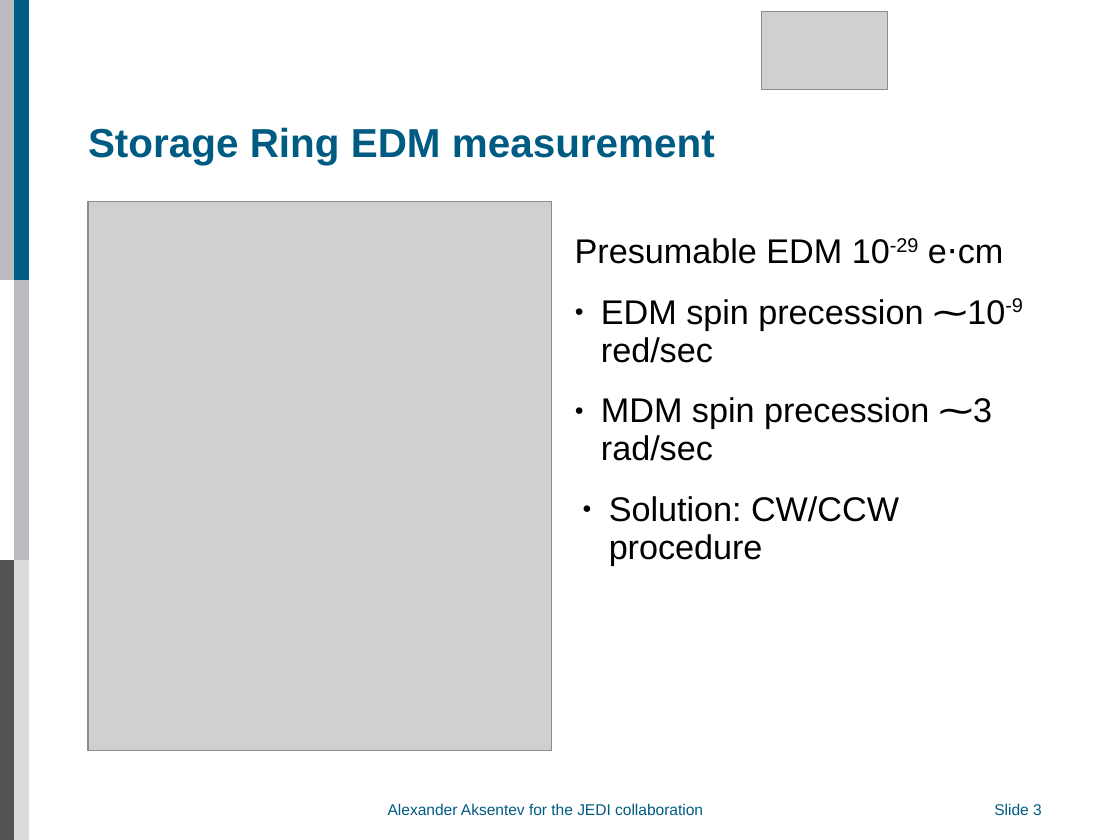
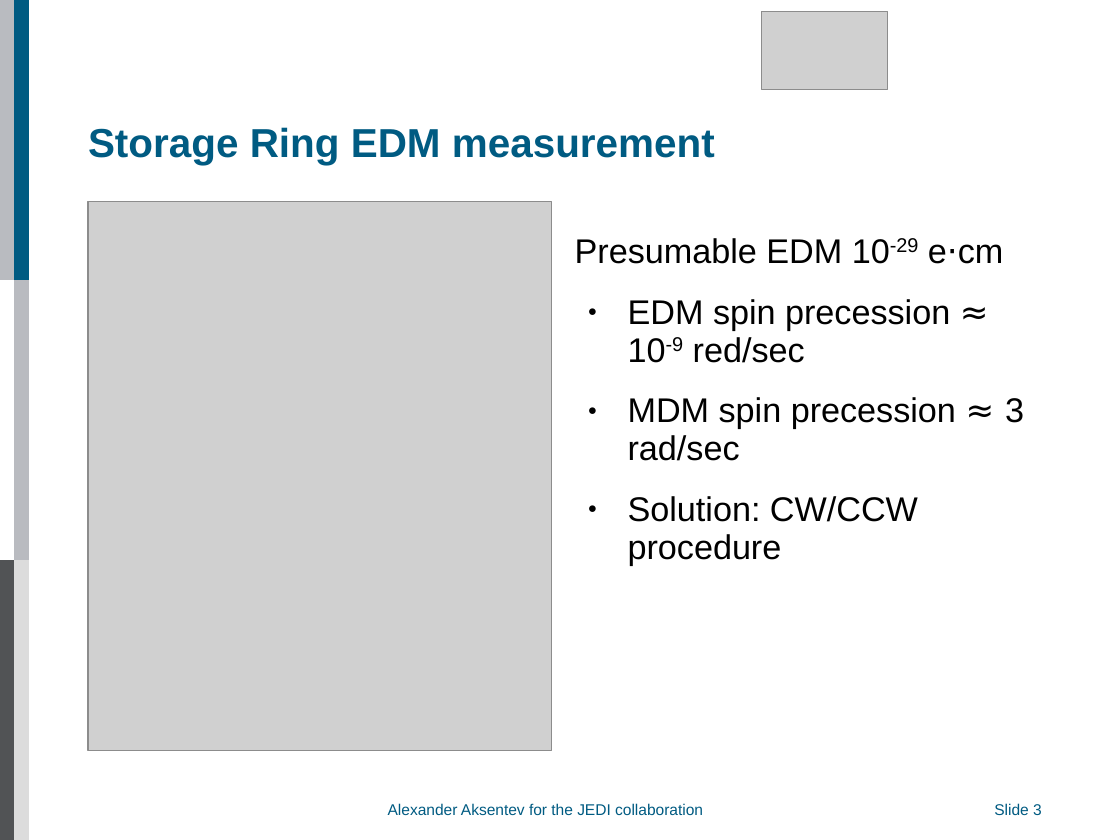
Before and after one commit to AlexAksentyev/EDM, a slide deck: slide 3 of Reports/DPG/DPG_proto.ppt. Drawn at 1120x840 pixels with LibreOffice and Linux fonts; fonts in the diff are those of the drawing; grey boxes stand for pictures; background and template pictures are left out. Boxes give left, top, right and bottom in pixels: in the first picture for what was removed or moved away, otherwise in the second. Text is boxed around its words. In the diff, an @@ line names an element or a change of style, - is before the commit and + after.

```diff
--- a/Reports/DPG/DPG_proto.ppt
+++ b/Reports/DPG/DPG_proto.ppt
@@ text at box(628, 299, 1024, 461): text changed @@
-● EDM spin precession ⁓10-9 red/sec
-● MDM spin precession ⁓3 rad/sec
+● EDM spin precession ≈ 10-9 red/sec
+● MDM spin precession ≈ 3 rad/sec
@@ text at box(628, 496, 918, 566): indent changed @@
```
Also in this commit, not shown: 7 other slides changed, 7 other files.
